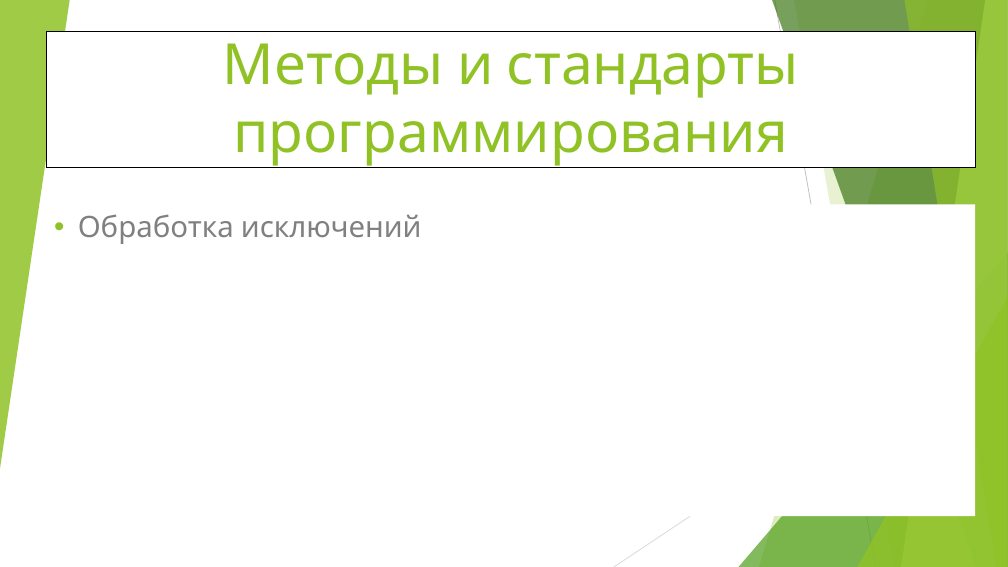
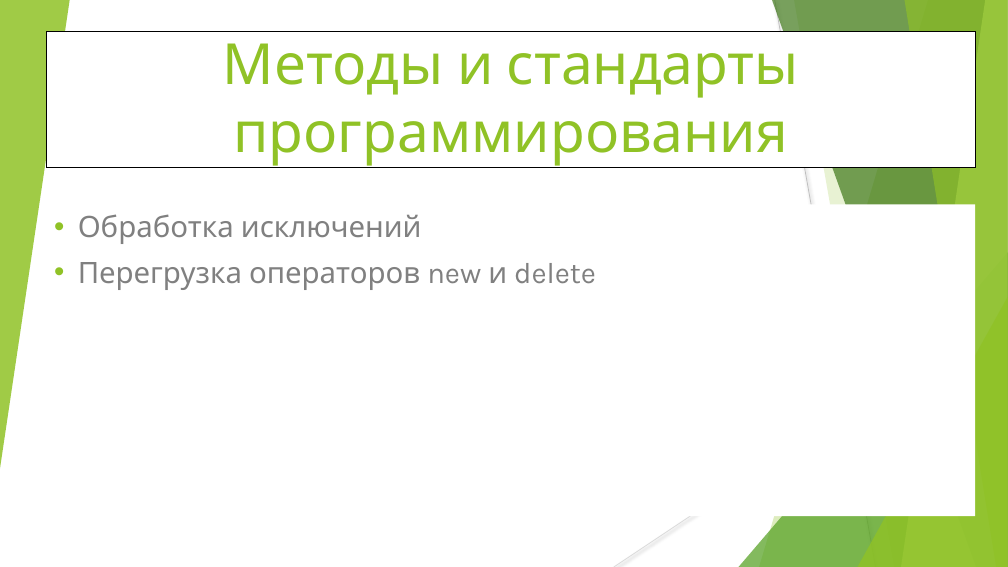
Before and after one commit to WhiteCatStudies/lectures, a slide deck: slide 1 of pt1/lectures/lecture5/lecture5.pptx. Drawn at 1008x567 pixels with LibreOffice and Linux fonts; fonts in the diff are those of the drawing. Boxes give left, top, right and bottom in pixels: in the first picture for what was removed or moved away, otherwise in the second. Text is boxed around its words. In the diff, an @@ line names an element or a change of style, - is before the commit and + after.

```diff
--- a/pt1/lectures/lecture5/lecture5.pptx
+++ b/pt1/lectures/lecture5/lecture5.pptx
@@ subtitle at box(78, 262, 596, 290): paragraph added @@
+• Перегрузка операторов new и delete
```
Also in this commit, not shown: 8 other slides changed, 6 slides added, 1 slide removed, 31 other files.
